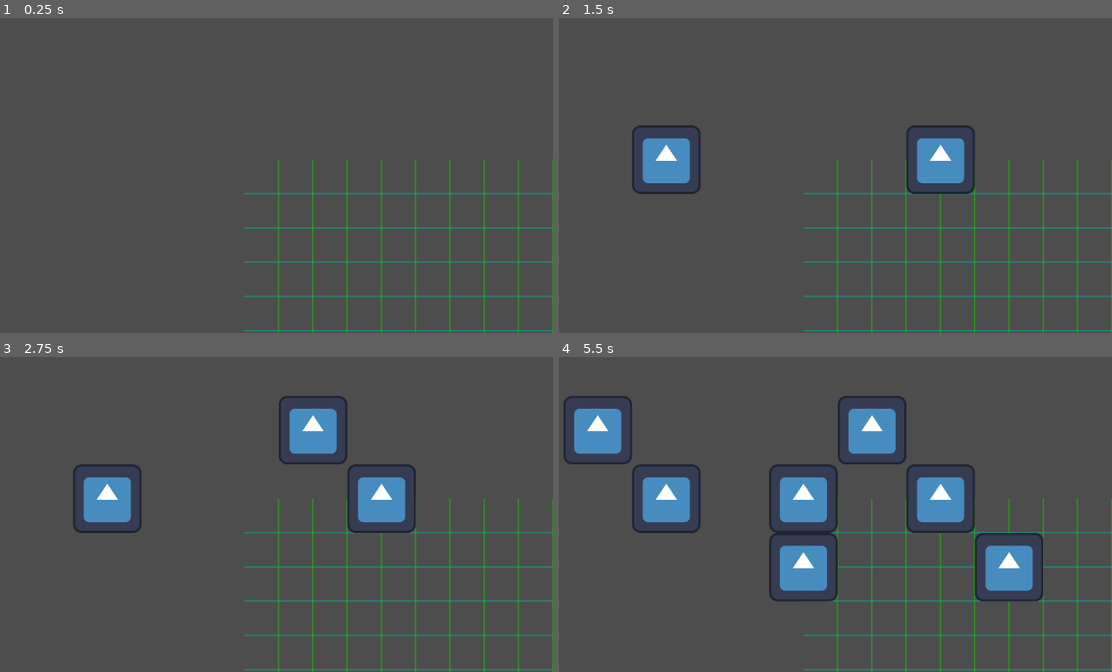
Above: before the commit, frames 1-4 (two rows, left to right).
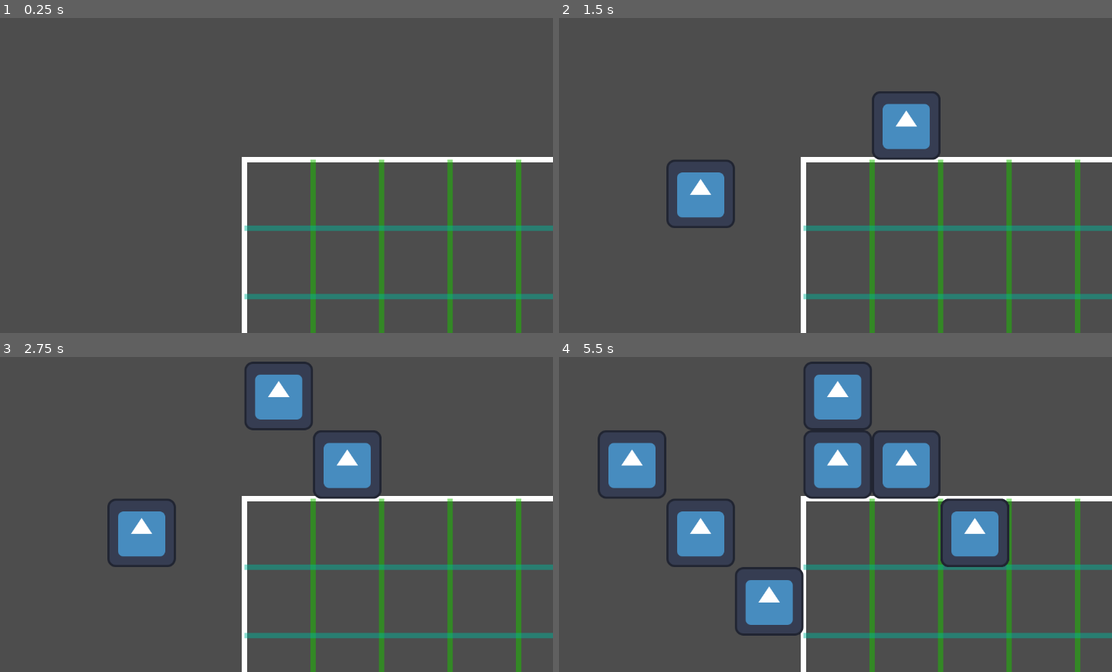
Above: after the commit, the same moments.

Repository: icebear-mc/Genesis
Game: Godot game, scene res://scenes/world.tscn
Two runs of this game, one before a commit and one after it. Both use one fixed random seed, a clock stepped at 60 frames per second and the inputs below. The engine's default icon, where the game draws it, is replaced by a stand-in: a white triangle on a blue panel in a dark square.
Inputs (mouse positions are in pixels of both pictures, inside the frame that each line leads up to):
- Up to frame 1 (0.25 s): no input
- Up to frame 2 (1.5 s): tap Enter (ui_accept) at 0.5, 0.77, 0.8, 1.07, 1.25 s; move the mouse to (940, 140) at 0.52 s; tap Delete (del_node, bound only after the commit) at 0.6 s; click (940, 140) at 0.67 s; drag from (680, 175) to (774, 229) at 1.27 s
- Up to frame 3 (2.75 s): tap Enter (ui_accept) at 2, 2.3 s; move the mouse to (304, 423) at 2.02 s; tap Delete (del_node, bound only after the commit) at 2.1 s; click (304, 423) at 2.17 s
- Up to frame 4 (5.5 s): tap Enter (ui_accept) at 2.75, 3.5, 3.6, 3.77, 4.07, 4.25, 5.3 s; drag from (774, 568) to (619, 445) at 2.77 s; move the mouse to (990, 549) at 3.52 s; click (990, 549) at 3.67 s; drag from (619, 445) to (708, 410) at 4.27 s; move the mouse to (835, 498) at 5.02 s; tap Delete (del_node, bound only after the commit) at 5.1 s; click (835, 498) at 5.17 s

The runs differ from the first frame. In frame 1, 6.0% of the frame differs, in the area x 43-100%, y 44-100%; in frame 2, 11%; in frame 3, 14%; in frame 4, 23%, in the area x 0-100%, y 1-100%.

Commit message:
Deleted Nodes
added deleting factorys, and fixed the grid node, added area2d node, added collision node for area2d

Diff:
--- a/project.godot
+++ b/project.godot
@@ -11,7 +11,7 @@
 [application]
 
 config/name="Genesis"
-config/version="0.1.4"
+config/version="0.1.5"
 run/main_scene="uid://cxwoig5vohwof"
 config/features=PackedStringArray("4.6", "GL Compatibility")
 config/icon="res://assets/icons/icon.svg"
@@ -24,6 +24,16 @@
 
 enabled=PackedStringArray("res://addons/grid_display/plugin.cfg")
 
+[input]
+
+del_node={
+"deadzone": 0.2,
+"events": [Object(InputEventKey,"resource_local_to_scene":false,"resource_name":"","device":-1,"window_id":0,"alt_pressed":false,"shift_pressed":false,"ctrl_pressed":false,"meta_pressed":false,"pressed":false,"keycode":0,"physical_keycode":4194312,"key_label":0,"unicode":0,"location":0,"echo":false,"script":null)
+, Object(InputEventKey,"resource_local_to_scene":false,"resource_name":"","device":-1,"window_id":0,"alt_pressed":false,"shift_pressed":false,"ctrl_pressed":false,"meta_pressed":false,"pressed":false,"keycode":0,"physical_keycode":88,"key_label":0,"unicode":120,"location":0,"echo":false,"script":null)
+, Object(InputEventKey,"resource_local_to_scene":false,"resource_name":"","device":-1,"window_id":0,"alt_pressed":false,"shift_pressed":false,"ctrl_pressed":false,"meta_pressed":false,"pressed":false,"keycode":0,"physical_keycode":4194308,"key_label":0,"unicode":0,"location":0,"echo":false,"script":null)
+]
+}
+
 [physics]
 
 3d/physics_engine="Jolt Physics"
--- a/scenes/factory.tscn
+++ b/scenes/factory.tscn
@@ -2,9 +2,21 @@
 
 [ext_resource type="Script" uid="uid://birg1r62jnneh" path="res://scripts/factory.gd" id="1_lmr8u"]
 [ext_resource type="Texture2D" uid="uid://c8clireu31ku4" path="res://assets/icons/icon.svg" id="2_1adwy"]
+
+[sub_resource type="RectangleShape2D" id="RectangleShape2D_lmr8u"]
+size = Vector2(128, 126)
 
 [node name="Factory" type="Node2D" unique_id=1785093742]
 script = ExtResource("1_lmr8u")
 
 [node name="Icon" type="Sprite2D" parent="." unique_id=263640437]
 texture = ExtResource("2_1adwy")
+
+[node name="Area2D" type="Area2D" parent="." unique_id=867176720]
+
+[node name="CollisionShape2D" type="CollisionShape2D" parent="Area2D" unique_id=1597121610]
+position = Vector2(-1, 0)
+shape = SubResource("RectangleShape2D_lmr8u")
+
+[connection signal="mouse_entered" from="Area2D" to="." method="_on_area_2d_mouse_entered"]
+[connection signal="mouse_exited" from="Area2D" to="." method="_on_area_2d_mouse_exited"]
--- a/scenes/world.tscn
+++ b/scenes/world.tscn
@@ -18,9 +18,9 @@
 [node name="GridDisplay" type="Node2D" parent="." unique_id=1307953482]
 script = ExtResource("3_4wyf3")
 grid_size = Vector2(50, 50)
-line_size = Vector2(3, 3)
-border_width = 3.0
+line_size = Vector2(10, 10)
+border_width = 10.0
+cell_size = Vector2(128, 128)
 vline_color = Color(0, 0.7254902, 0.6156863, 0.45882353)
 hline_color = Color(0.101960786, 0.7529412, 0, 0.5137255)
-draw_border = false
 metadata/_custom_type_script = "uid://ci3kbpegl8abm"
--- a/scripts/camera.gd
+++ b/scripts/camera.gd
@@ -10,9 +10,9 @@
 	both
 }
 
-@export var zoom_speed := 0.08
-@export var min_zoom := 0.4
-@export var max_zoom := 3.0
+@export var zoom_speed := 0.04
+@export var min_zoom := 0.1
+@export var max_zoom := 2.5
 @export var controls : MouseControls = MouseControls.both
 
 
--- a/scripts/factory.gd
+++ b/scripts/factory.gd
@@ -1 +1,13 @@
 extends Node2D
+
+var hovered = false
+
+func _process(delta: float) -> void:
+	if Input.is_action_just_pressed("del_node") and hovered:
+		queue_free()
+
+func _on_area_2d_mouse_entered() -> void:
+	hovered = true
+
+func _on_area_2d_mouse_exited() -> void:
+	hovered = false
--- a/scripts/globals/global_var.gd
+++ b/scripts/globals/global_var.gd
@@ -1,6 +1,6 @@
 extends Node
 
 var grid_size: Vector2 = Vector2(128, 128)
-var grid_offset: Vector2 = Vector2.ZERO
+var grid_offset: Vector2 = Vector2(64, 64)
 var grid_color := Color(1, 1, 1, 0.3)
 var grid_width := 1.0
--- a/scripts/world.gd
+++ b/scripts/world.gd
@@ -15,6 +15,4 @@
 
 func _process(delta: float) -> void:
 	if Input.is_action_just_pressed("ui_accept"):
-		var mouse_wrld = get_global_mouse_position()
-		var snapped_pos = snap_to_grid(mouse_wrld)
-		spawn_factory(snapped_pos)
+		spawn_factory(snap_to_grid(get_global_mouse_position()))
